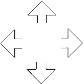
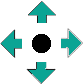
Comparing the layer stacks of the two 84x84 images. Changes:
painted on "scrollup" over [27, 2, 55, 23]
painted on "scrolldown" over [29, 62, 54, 83]
painted on "scrollleft" over [1, 31, 22, 56]
painted on "scrollright" over [61, 31, 81, 55]
added layer "Pasted Layer" in group "navigation-browse-map-scroll-background" over [32, 34, 51, 53]
